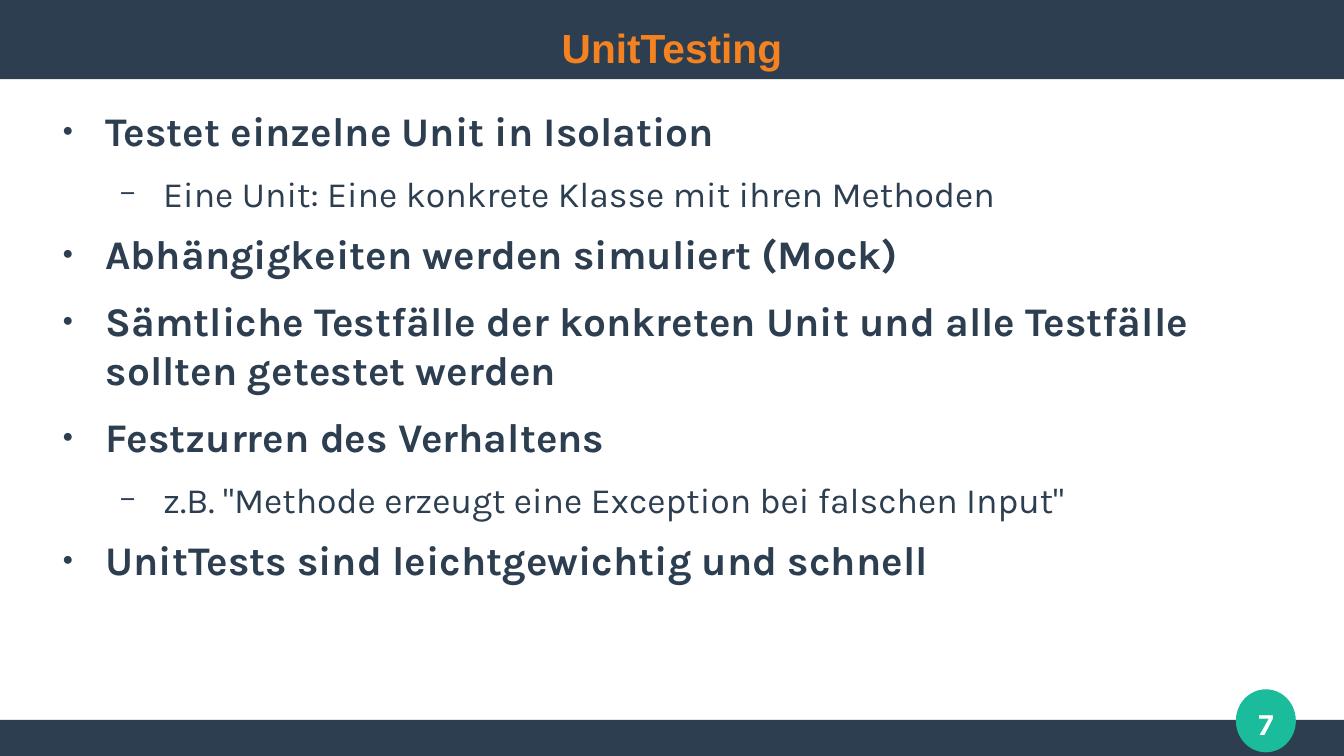
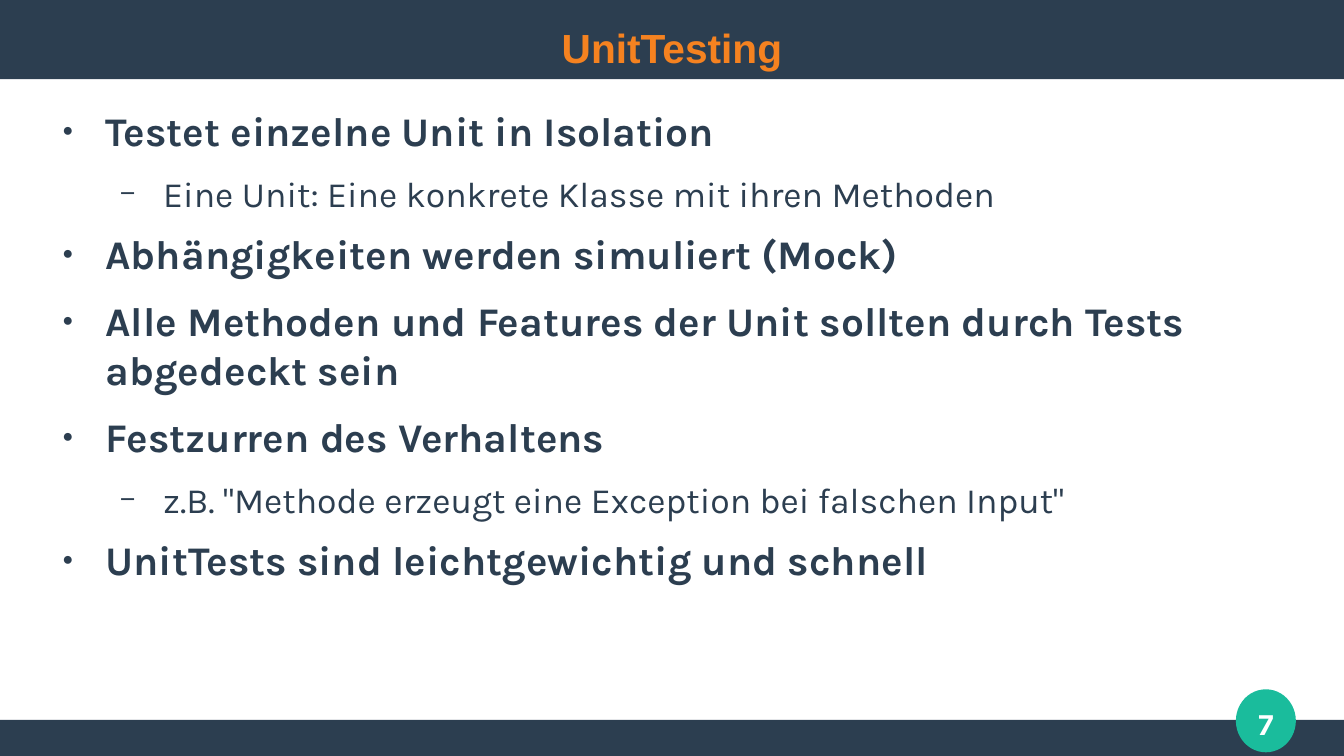
Before and after one commit to ghandmann/HS-AlbSig-WebAnwendungen2, a slide deck: slide 7 of Kapitel/10_ModerneSoftwareentwicklung.odp. Drawn at 1344x756 pixels with LibreOffice and Linux fonts; fonts in the diff are those of the drawing. Boxes give left, top, right and bottom in pixels: in the first picture for what was removed or moved away, otherwise in the second. Text is boxed around its words. In the diff, an @@ line names an element or a change of style, - is before the commit and + after.

Commit message:
typos

```diff
--- a/Kapitel/10_ModerneSoftwareentwicklung.odp
+++ b/Kapitel/10_ModerneSoftwareentwicklung.odp
@@ text at [106,307,1184,395]: text changed @@
-● Sämtliche Testfälle der konkreten Unit und alle Testfälle sollten getestet werden
+● Alle Methoden und Features der Unit sollten durch Tests abgedeckt sein
```
Also in this commit, not shown: 2 other slides changed.
